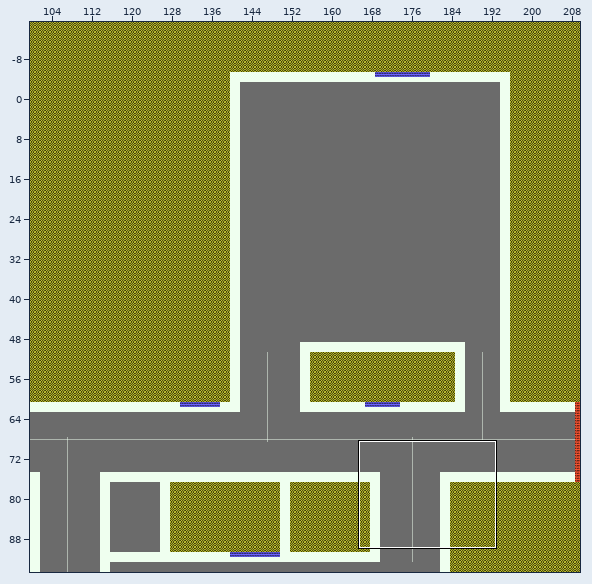
Tiled map -- Assets/Graphics/Maps/Gray Box/RetailGraybox.tmx. Above, an overview of the earlier version with the close-up marked.
Close-up. First the earlier version:
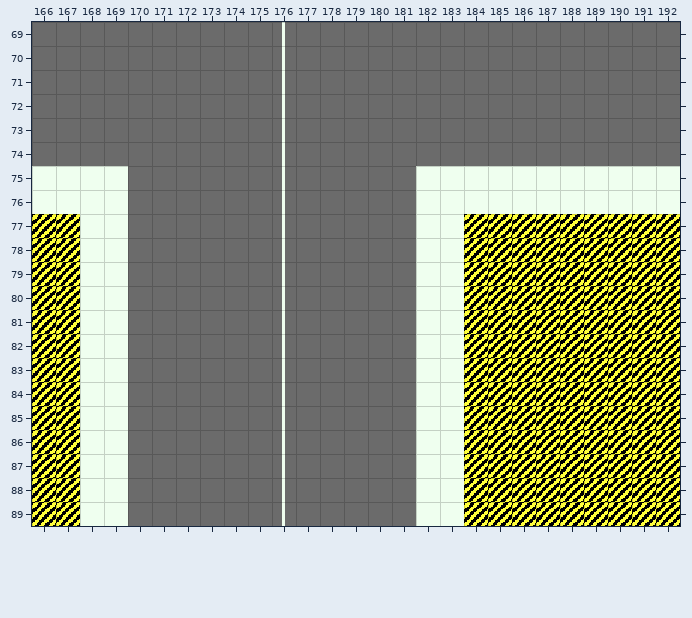
Cells are 16x16 px. Shown: x 166..192, y 69..89. The commit also changed other parts of the map, which this record leaves out. The old version is drawn lined up with the new one.
And afterwards:
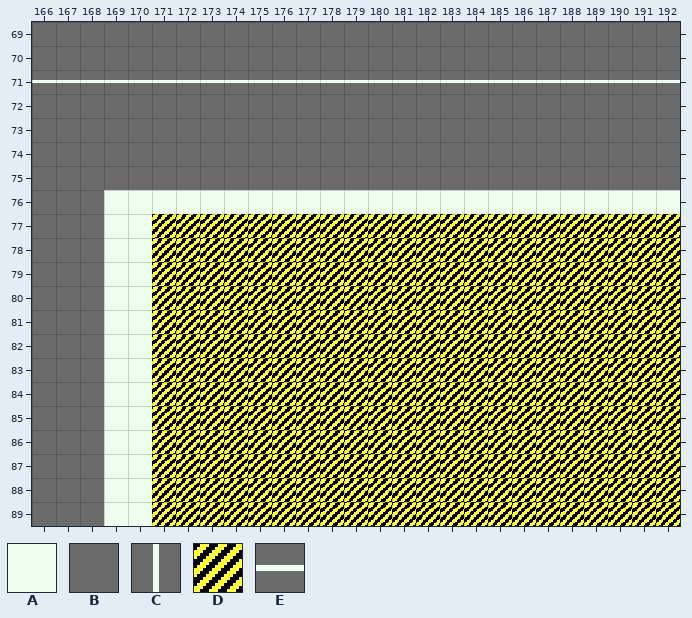
Key: from "Debug": A 0, B 2, C 3, D 4, E 7.
_ is an empty cell.
Difference:
map size 210x140 -> 196x126 cells (old content now starts at 0,-19; both pictures use the new coordinates)
Layer "Graybox/GrayBox":
Tile B becomes tile A in row 76 at x 170 to 175 and 177 to 181; in rows 77 to 89 at x 170.
Tile C becomes tile A in row 76 at x 176.
Tile A becomes tile B in row 75 at x 166 to 169 and 182 to 192; in row 76 at x 166 to 168; in rows 77 to 89 at x 168.
Tile C becomes tile B in rows 69 to 70 at x 176; in rows 72 to 75 at x 176.
Tile D becomes tile B in rows 77 to 89 at x 166 to 167.
Tile A becomes tile D in rows 77 to 89 at x 182 to 183.
Tile B becomes tile D in rows 77 to 89 at x 171 to 175 and 177 to 181.
Tile C becomes tile D in rows 77 to 89 at x 176.
Tile B becomes tile E in row 71 at x 166 to 175 and 177 to 192.
Tile C becomes tile E in row 71 at x 176.
Pixel boxes of the changes (left, top, right, bottom) in both close-ups:
changed: (32, 22, 680, 526)
